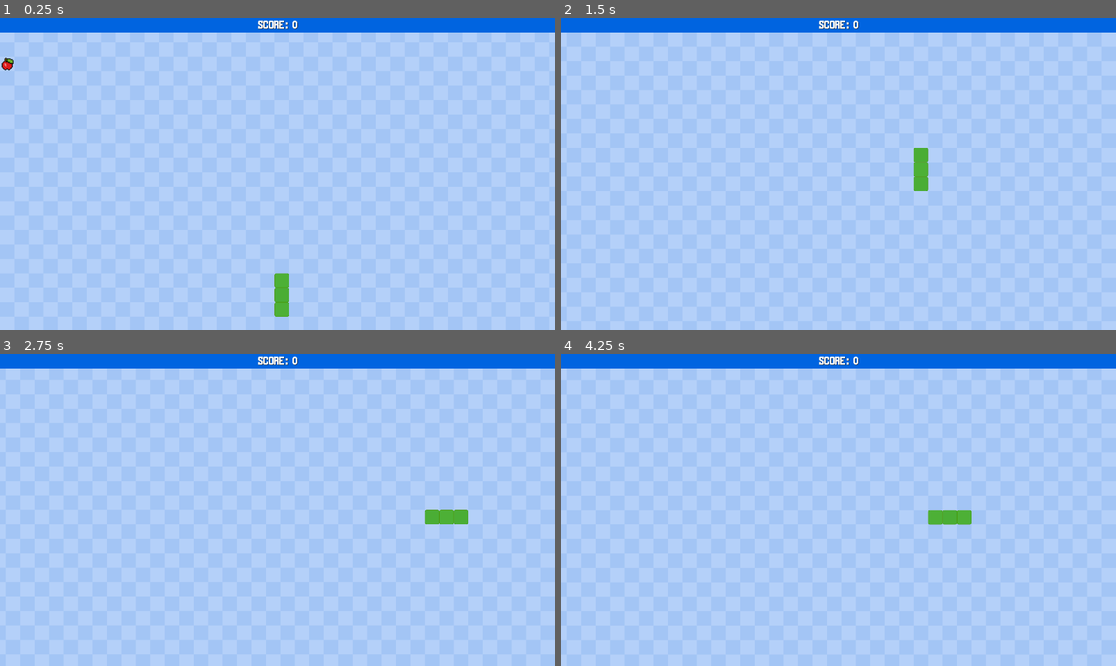
Above: before the commit, frames 1-4 (two rows, left to right).
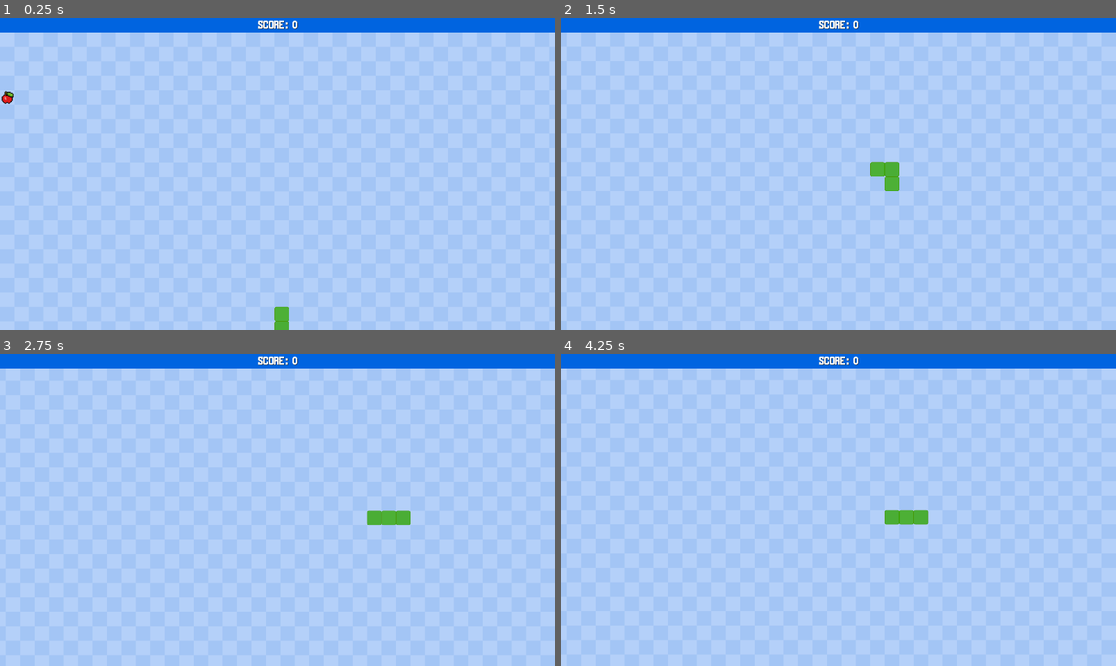
Above: after the commit, the same moments.

Repository: verbrannter-toast/FangOrFall
Game: Godot game, scene res://Scenes/GameElements/main.tscn
The game is run twice, just before and just after one commit, with the same random seed, the same clock (stepped at 60 frames per second) and the same inputs.
Inputs:
- Up to frame 1 (0.25 s): no input
- Up to frame 2 (1.5 s): hold D (move_right) 0.53-1.28 s; hold S (move_down) from 1.28 s (still down)
- Up to frame 3 (2.75 s): release S (move_down) at 2.03 s; hold D (move_right) from 2.03 s (still down)
- Up to frame 4 (4.25 s): release D (move_right) at 2.78 s; hold W (move_up) 2.78-3.53 s; hold A (move_left) from 3.53 s (still down)

The runs differ from the first frame. In frame 1, 0.5% of the frame differs, in the area x 0-53%, y 12-100%; in frame 2, 0.7%; in frame 3, 0.7%; in frame 4, 0.8%, in the area x 58-74%, y 49-55%.

Commit message:
Camera boundary Fix

Diff:
--- a/fang-or-fall/Scenes/GameElements/camera.gd
+++ b/fang-or-fall/Scenes/GameElements/camera.gd
@@ -1,7 +1,7 @@
 extends Camera2D
 
 var main_node
-var follow_speed := 5
+var follow_speed := 3
 
 func _ready():
 	main_node = get_node("/root/Main")
--- a/fang-or-fall/Scenes/GameElements/cameraboundary.tscn
+++ b/fang-or-fall/Scenes/GameElements/cameraboundary.tscn
@@ -5,8 +5,9 @@
 [node name="Cameraboundary" type="Node2D"]
 
 [node name="Camera2D" type="Camera2D" parent="."]
+ignore_rotation = false
 limit_left = 0
-limit_top = 55
+limit_top = 0
 limit_right = 2000
 limit_bottom = 2050
 editor_draw_limits = true
--- a/fang-or-fall/Scenes/GameElements/main.tscn
+++ b/fang-or-fall/Scenes/GameElements/main.tscn
@@ -17,7 +17,7 @@
 [node name="Hud" parent="." instance=ExtResource("3_s77pf")]
 
 [node name="MoveTimer" type="Timer" parent="."]
-wait_time = 0.1
+wait_time = 0.143
 
 [node name="Food" type="Sprite2D" parent="."]
 texture = ExtResource("5_sxedt")
